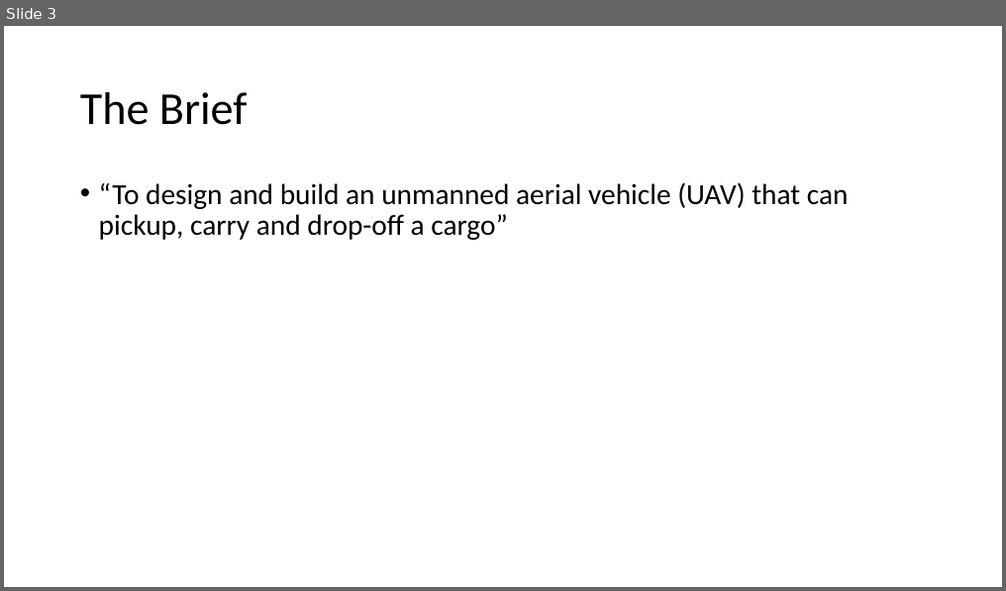
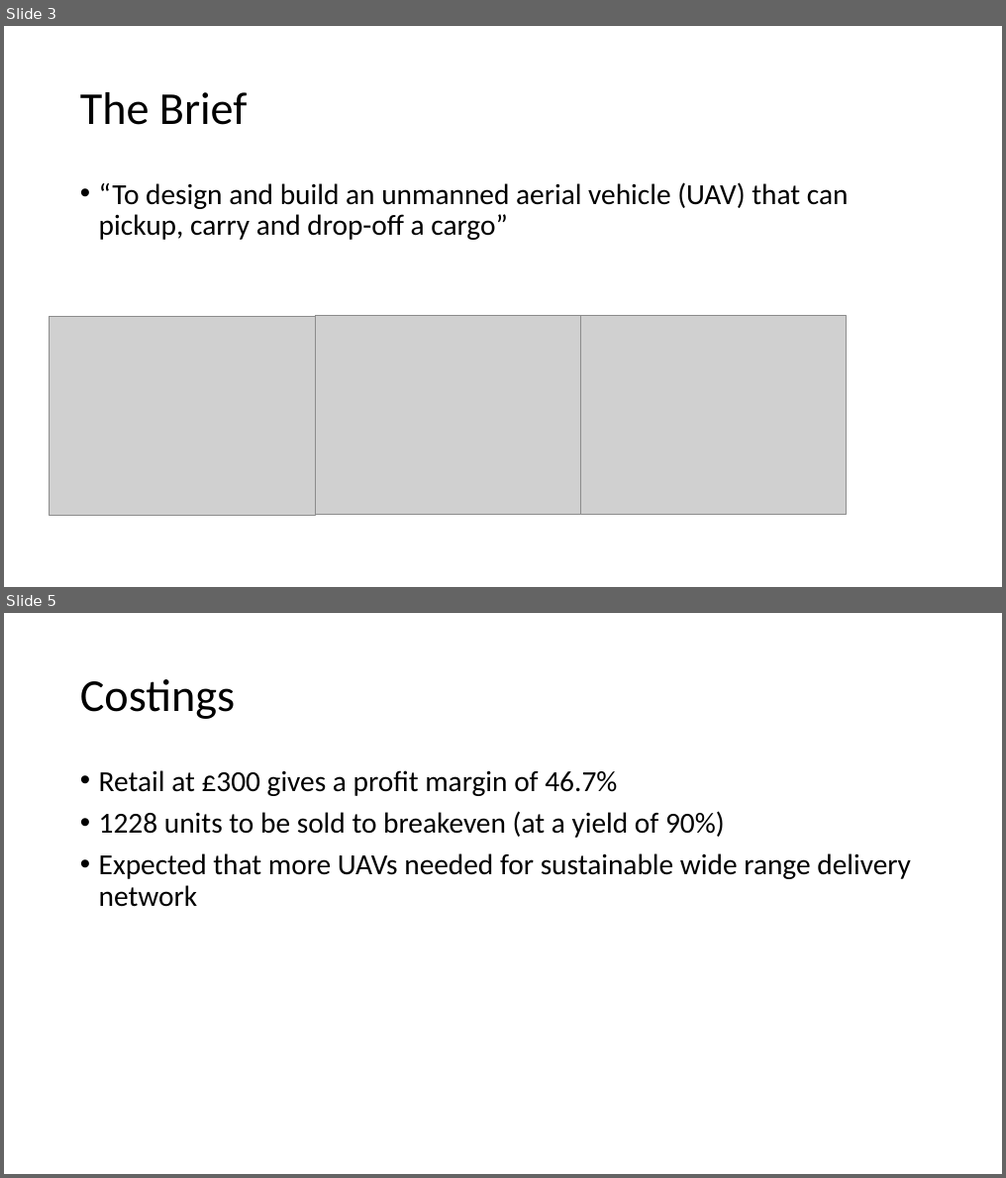
Before and after one commit to ibro-rox/D4-Ganges, a slide deck: Admin/presentation/Team_Ganges_Presentation.pptx. Shown one above the other, each under a label of ours: slide 3 before the commit, slides 3 and 5 after it; the slides between them are not shown. The pictures are 1006x591 and 1006x1178 pixels, drawn with LibreOffice and Linux fonts; fonts in the diff are those of the drawing; grey boxes stand for pictures. Boxes give left, top, right and bottom in pixels: in the first picture for what was removed or moved away, otherwise in the second. Text is boxed around its words. In the diff, an @@ line names an element or a change of style, - is before the commit and + after.

```diff
--- a/Admin/presentation/Team_Ganges_Presentation.pptx
+++ b/Admin/presentation/Team_Ganges_Presentation.pptx
@@ slide 5 added at <box>4,613,1002,1174</box>, background #FFFFFF @@
@@ title added at <box>80,679,235,719</box>, 44 pt, text #000000 @@
+Costings
@@ text added at <box>99,770,911,907</box>, 28 pt, text #000000 @@
+• Retail at £300 gives a profit margin of 46.7%
+• 1228 units to be sold to breakeven (at a yield of 90%)
+• Expected that more UAVs needed for sustainable wide range delivery network
@@ slide 3 changed as well @@
@@ picture added at <box>49,316,316,516</box> @@
@@ picture added at <box>316,316,581,515</box> @@
@@ picture added at <box>581,316,846,515</box> @@
```
Also in this commit, not shown: 2 other slides changed, 4 other slides added.
